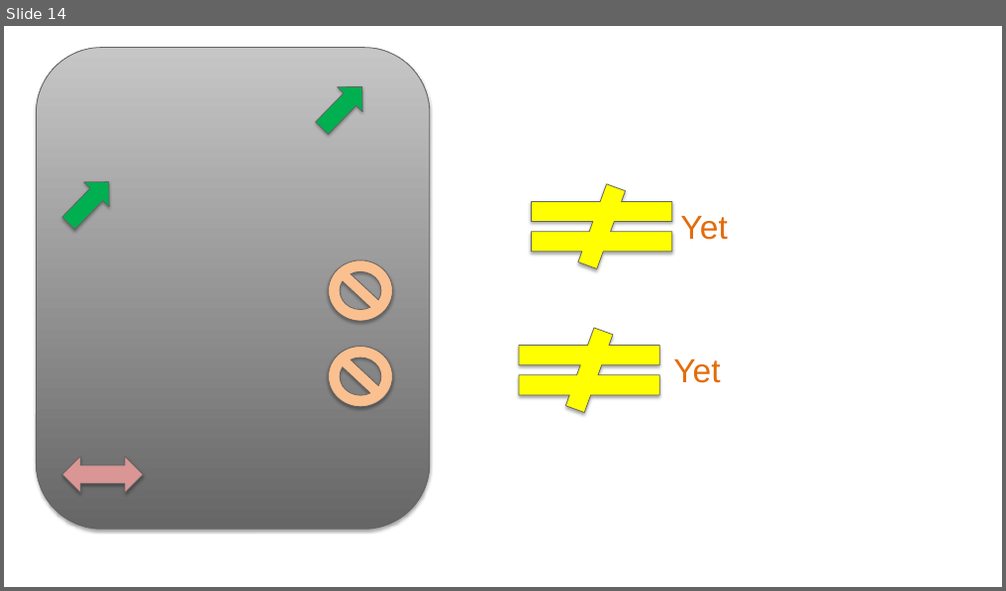
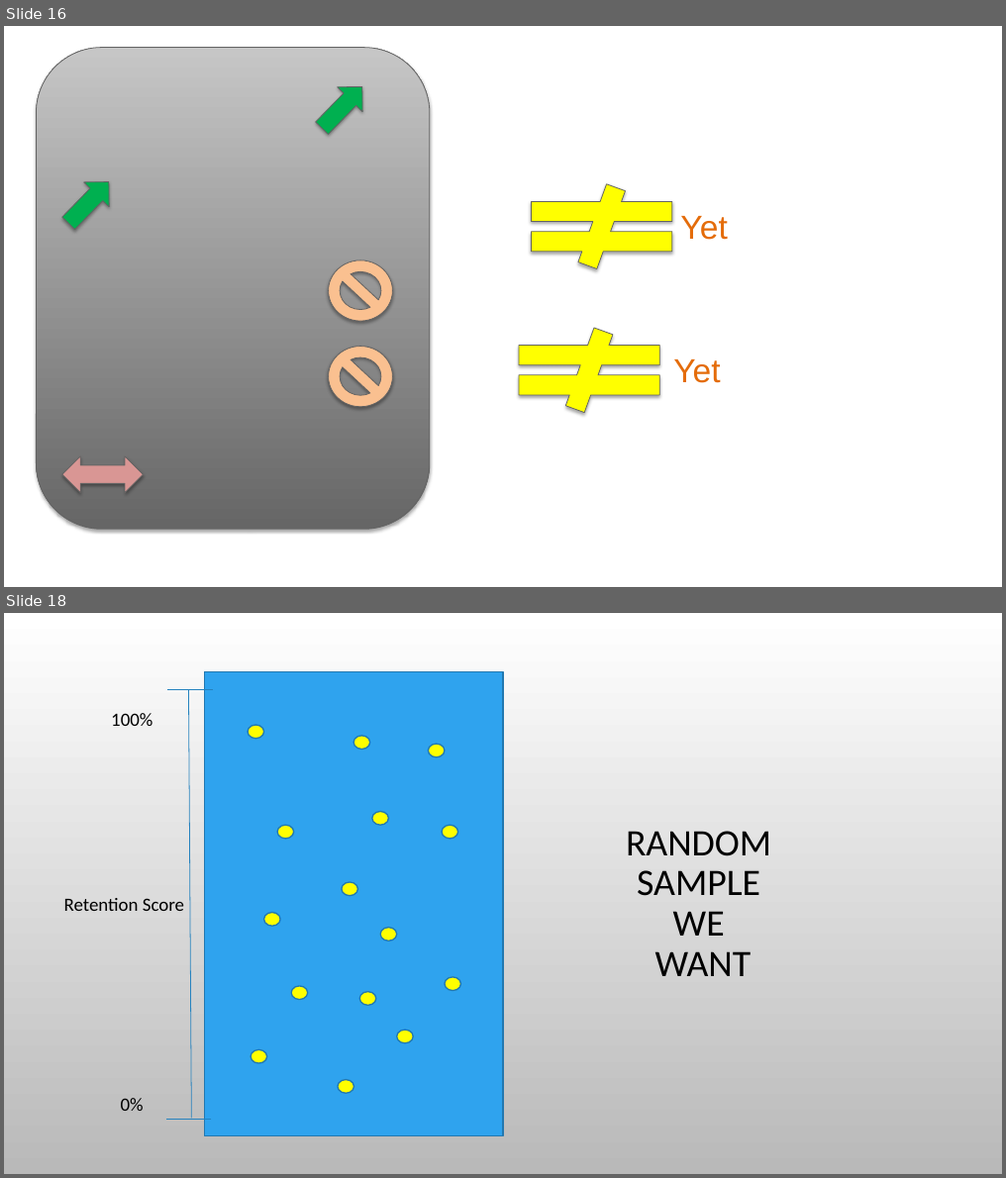
Before and after one commit to danielwreilly/student-retention, a slide deck: Capstone Presentation.pptx. Shown one above the other, each under a label of ours: slide 14 before the commit, slides 16 and 18 after it; the slides between them are not shown. The pictures are 1006x591 and 1006x1178 pixels, drawn with LibreOffice and Linux fonts; fonts in the diff are those of the drawing; background and template pictures are left out. Boxes give left, top, right and bottom in pixels: in the first picture for what was removed or moved away, otherwise in the second. Text is boxed around its words. In the diff, an @@ line names an element or a change of style, - is before the commit and + after.

```diff
--- a/Capstone Presentation.pptx
+++ b/Capstone Presentation.pptx
@@ slide 18 added at bbox=[4, 613, 1002, 1174], background picture (left out) @@
@@ line added from (213, 690) to (167, 690), #2683BF 0.75 pt @@
@@ line added from (189, 690) to (191, 1118), #2683BF 0.75 pt @@
@@ rectangle added at bbox=[205, 672, 503, 1137], fill #2FA3EE, outline #2379B0 1.25 pt @@
@@ text added at bbox=[111, 713, 152, 726], 18 pt, text #000000 @@
+100%
@@ ellipse added at bbox=[248, 725, 263, 739], fill #FFFF00, outline #2379B0 1.25 pt @@
@@ ellipse added at bbox=[353, 736, 370, 750], fill #FFFF00, outline #2379B0 1.25 pt @@
@@ ellipse added at bbox=[429, 744, 445, 758], fill #FFFF00, outline #2379B0 1.25 pt @@
@@ ellipse added at bbox=[372, 811, 389, 825], fill #FFFF00, outline #2379B0 1.25 pt @@
@@ ellipse added at bbox=[277, 825, 294, 839], fill #FFFF00, outline #2379B0 1.25 pt @@
@@ ellipse added at bbox=[442, 825, 458, 839], fill #FFFF00, outline #2379B0 1.25 pt @@
@@ title added at bbox=[626, 831, 771, 976], 36 pt, text #000000 @@
+RANDOM
+SAMPLE
+WE
+WANT
@@ text added at bbox=[64, 898, 184, 911], 18 pt, text #000000 @@
+Retention Score
@@ ellipse added at bbox=[342, 882, 358, 896], fill #FFFF00, outline #2379B0 1.25 pt @@
@@ ellipse added at bbox=[263, 912, 280, 926], fill #FFFF00, outline #2379B0 1.25 pt @@
@@ ellipse added at bbox=[380, 928, 397, 941], fill #FFFF00, outline #2379B0 1.25 pt @@
@@ ellipse added at bbox=[291, 986, 308, 1000], fill #FFFF00, outline #2379B0 1.25 pt @@
@@ ellipse added at bbox=[359, 992, 376, 1005], fill #FFFF00, outline #2379B0 1.25 pt @@
@@ ellipse added at bbox=[445, 977, 461, 991], fill #FFFF00, outline #2379B0 1.25 pt @@
@@ ellipse added at bbox=[252, 1051, 267, 1063], fill #FFFF00, outline #2379B0 1.25 pt @@
@@ ellipse added at bbox=[397, 1030, 414, 1044], fill #FFFF00, outline #2379B0 1.25 pt @@
@@ ellipse added at bbox=[338, 1080, 354, 1093], fill #FFFF00, outline #2379B0 1.25 pt @@
@@ text added at bbox=[121, 1098, 144, 1111], 18 pt, text #000000 @@
+0%
@@ line added from (211, 1119) to (165, 1119), #2683BF 0.75 pt @@
@@ what was slide 14 is now slide 16 @@
```
Also in this commit, not shown: 3 slides changed, 5 other slides added.
